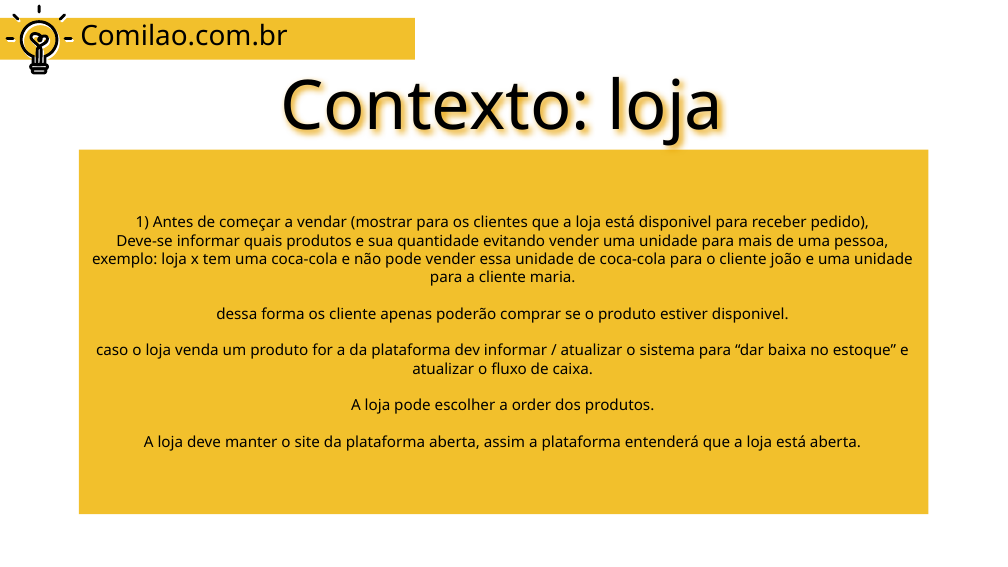
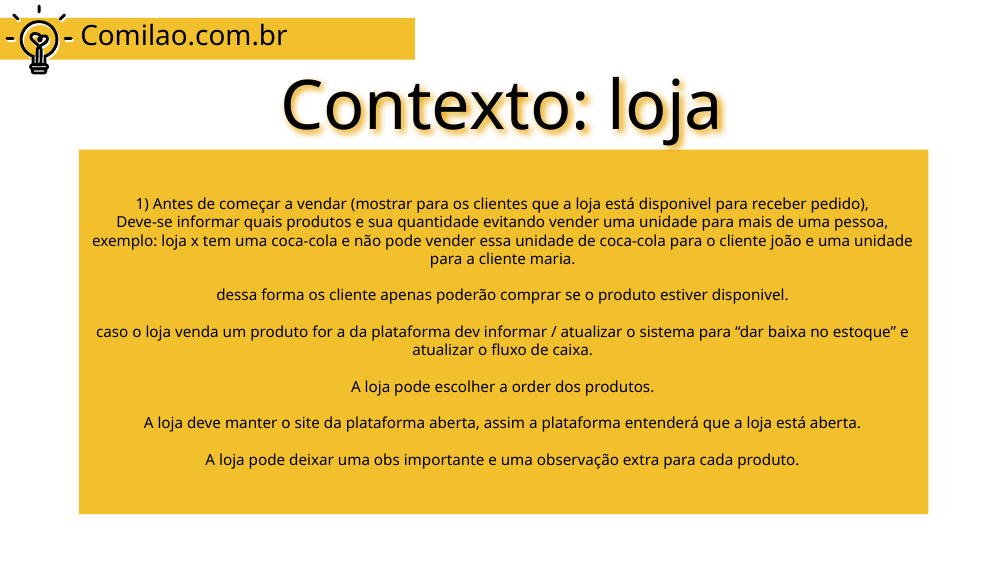
Before and after one commit to DeveloperBreno/OrderAPI, a slide deck: slide 5 of docs/Dominio.odp. Drawn at 1008x567 pixels with LibreOffice and Linux fonts; fonts in the diff are those of the drawing. Boxes give left, top, right and bottom in pixels: in the first picture for what was removed or moved away, otherwise in the second. Text is boxed around its words. In the diff, an @@ line names an element or a change of style, - is before the commit and + after.

```diff
--- a/docs/Dominio.odp
+++ b/docs/Dominio.odp
@@ text at bbox=[205, 453, 799, 469]: paragraph added @@
+A loja pode deixar uma obs importante e uma observação extra para cada produto.
```
Also in this commit, not shown: 1 other file.
